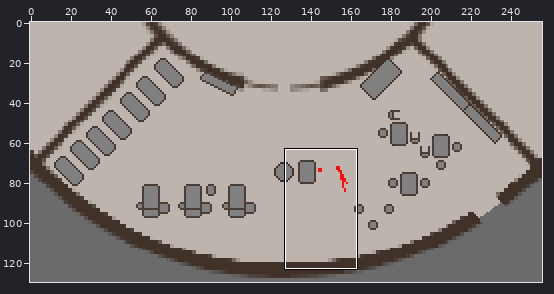
Edited in one commit: sprite sheet (Images/Evidence/nonmaleficence.png). The picture above shows the old version from afar; the outline marks the close-up.
Close-up. Before:
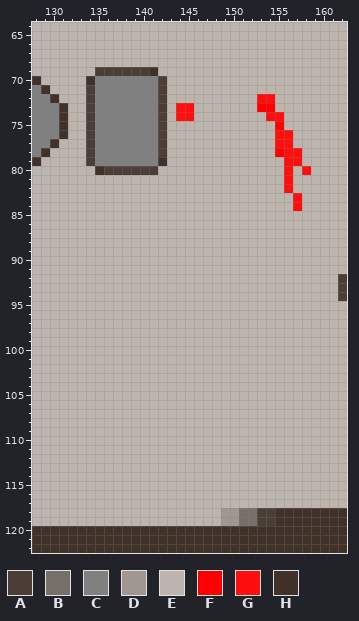
The file is 256x130 pixels. Colours within 5 levels of each other are drawn and written as one. Shown: x 128..162, y 64..122.
Palette (. is transparent): A #4b3e36  B #776f6a  C #808080  D #9f9790  E #bdb5ad  F #ff0000  G #fe0f0d  H #413229
Pixels before, first column x 128:
 64 EEEEEEEEEEEEEEEEEEEEEEEEEEEEEEEEEEE
 65 EEEEEEEEEEEEEEEEEEEEEEEEEEEEEEEEEEE
 66 EEEEEEEEEEEEEEEEEEEEEEEEEEEEEEEEEEE
 67 EEEEEEEEEEEEEEEEEEEEEEEEEEEEEEEEEEE
 68 EEEEEEEEEEEEEEEEEEEEEEEEEEEEEEEEEEE
 69 EEEEEEEAAAAAAHEEEEEEEEEEEEEEEEEEEEE
 70 HEEEEEHCCCCCCCAEEEEEEEEEEEEEEEEEEEE
 71 CHEEEEACCCCCCCAEEEEEEEEEEEEEEEEEEEE
 72 CCHEEEACCCCCCCAEEEEEEEEEEGGEEEEEEEE
 73 CCCHEEACCCCCCCAEGGEEEEEEEFFEEEEEEEE
 74 CCCHEEACCCCCCCAEGGEEEEEEEEGGEEEEEEE
 75 CCCHEEACCCCCCCAEEEEEEEEEEEEFEEEEEEE
 76 CCCHEEACCCCCCCAEEEEEEEEEEEEGGEEEEEE
 77 CCHEEEACCCCCCCAEEEEEEEEEEEEGGEEEEEE
 78 CHEEEEACCCCCCCAEEEEEEEEEEEEFGGEEEEE
 79 HEEEEEACCCCCCCHEEEEEEEEEEEEEGGEEEEE
 80 EEEEEEEHAAAAAAEEEEEEEEEEEEEEGEGEEEE
 81 EEEEEEEEEEEEEEEEEEEEEEEEEEEEGEEEEEE
 82 EEEEEEEEEEEEEEEEEEEEEEEEEEEEGEEEEEE
 83 EEEEEEEEEEEEEEEEEEEEEEEEEEEEEGEEEEE
 84 EEEEEEEEEEEEEEEEEEEEEEEEEEEEEGEEEEE
 85 EEEEEEEEEEEEEEEEEEEEEEEEEEEEEEEEEEE
 86 EEEEEEEEEEEEEEEEEEEEEEEEEEEEEEEEEEE
 87 EEEEEEEEEEEEEEEEEEEEEEEEEEEEEEEEEEE
 88 EEEEEEEEEEEEEEEEEEEEEEEEEEEEEEEEEEE
 89 EEEEEEEEEEEEEEEEEEEEEEEEEEEEEEEEEEE
 90 EEEEEEEEEEEEEEEEEEEEEEEEEEEEEEEEEEE
 91 EEEEEEEEEEEEEEEEEEEEEEEEEEEEEEEEEEE
 92 EEEEEEEEEEEEEEEEEEEEEEEEEEEEEEEEEEA
 93 EEEEEEEEEEEEEEEEEEEEEEEEEEEEEEEEEEA
 94 EEEEEEEEEEEEEEEEEEEEEEEEEEEEEEEEEEA
 95 EEEEEEEEEEEEEEEEEEEEEEEEEEEEEEEEEEE
 96 EEEEEEEEEEEEEEEEEEEEEEEEEEEEEEEEEEE
 97 EEEEEEEEEEEEEEEEEEEEEEEEEEEEEEEEEEE
 98 EEEEEEEEEEEEEEEEEEEEEEEEEEEEEEEEEEE
 99 EEEEEEEEEEEEEEEEEEEEEEEEEEEEEEEEEEE
100 EEEEEEEEEEEEEEEEEEEEEEEEEEEEEEEEEEE
101 EEEEEEEEEEEEEEEEEEEEEEEEEEEEEEEEEEE
102 EEEEEEEEEEEEEEEEEEEEEEEEEEEEEEEEEEE
103 EEEEEEEEEEEEEEEEEEEEEEEEEEEEEEEEEEE
104 EEEEEEEEEEEEEEEEEEEEEEEEEEEEEEEEEEE
105 EEEEEEEEEEEEEEEEEEEEEEEEEEEEEEEEEEE
106 EEEEEEEEEEEEEEEEEEEEEEEEEEEEEEEEEEE
107 EEEEEEEEEEEEEEEEEEEEEEEEEEEEEEEEEEE
108 EEEEEEEEEEEEEEEEEEEEEEEEEEEEEEEEEEE
109 EEEEEEEEEEEEEEEEEEEEEEEEEEEEEEEEEEE
110 EEEEEEEEEEEEEEEEEEEEEEEEEEEEEEEEEEE
111 EEEEEEEEEEEEEEEEEEEEEEEEEEEEEEEEEEE
112 EEEEEEEEEEEEEEEEEEEEEEEEEEEEEEEEEEE
113 EEEEEEEEEEEEEEEEEEEEEEEEEEEEEEEEEEE
114 EEEEEEEEEEEEEEEEEEEEEEEEEEEEEEEEEEE
115 EEEEEEEEEEEEEEEEEEEEEEEEEEEEEEEEEEE
116 EEEEEEEEEEEEEEEEEEEEEEEEEEEEEEEEEEE
117 EEEEEEEEEEEEEEEEEEEEEEEEEEEEEEEEEEE
118 EEEEEEEEEEEEEEEEEEEEEDDBBAAHHHHHHHH
119 EEEEEEEEEEEEEEEEEEEEEDDBBAAHHHHHHHH
120 HHHHHHHHHHHHHHHHHHHHHHHHHHHHHHHHHHH
121 HHHHHHHHHHHHHHHHHHHHHHHHHHHHHHHHHHH
122 HHHHHHHHHHHHHHHHHHHHHHHHHHHHHHHHHHH
Once edited:
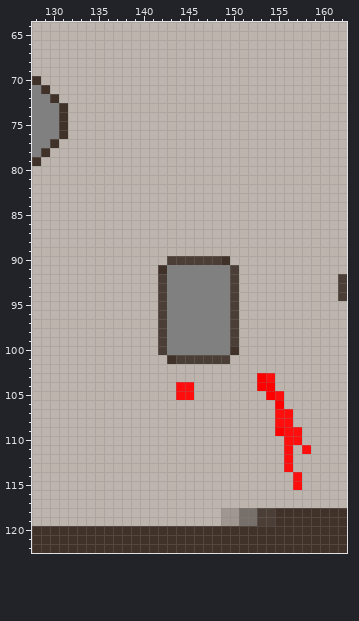
Change:
{"y":69,"x":135,"old":"AAAAAAH","new":"EEEEEEE"}
{"y":70,"x":134,"old":"HCCCCCCCA","new":"EEEEEEEEE"}
{"y":71,"x":134,"old":"ACCCCCCCA","new":"EEEEEEEEE"}
{"y":72,"x":134,"old":"ACCCCCCCA","new":"EEEEEEEEE"}
{"y":72,"x":153,"old":"GG","new":"EE"}
{"y":73,"x":134,"old":"ACCCCCCCA","new":"EEEEEEEEE"}
{"y":73,"x":144,"old":"GG","new":"EE"}
{"y":73,"x":153,"old":"FF","new":"EE"}
{"y":74,"x":134,"old":"ACCCCCCCA","new":"EEEEEEEEE"}
{"y":74,"x":144,"old":"GG","new":"EE"}
{"y":74,"x":154,"old":"GG","new":"EE"}
{"y":75,"x":134,"old":"ACCCCCCCA","new":"EEEEEEEEE"}
{"y":75,"x":155,"old":"F","new":"E"}
{"y":76,"x":134,"old":"ACCCCCCCA","new":"EEEEEEEEE"}
{"y":76,"x":155,"old":"GG","new":"EE"}
{"y":77,"x":134,"old":"ACCCCCCCA","new":"EEEEEEEEE"}
{"y":77,"x":155,"old":"GG","new":"EE"}
{"y":78,"x":134,"old":"ACCCCCCCA","new":"EEEEEEEEE"}
{"y":78,"x":155,"old":"FGG","new":"EEE"}
{"y":79,"x":134,"old":"ACCCCCCCH","new":"EEEEEEEEE"}
{"y":79,"x":156,"old":"GG","new":"EE"}
{"y":80,"x":135,"old":"HAAAAAA","new":"EEEEEEE"}
{"y":80,"x":156,"old":"G","new":"E"}
{"y":80,"x":158,"old":"G","new":"E"}
{"y":81,"x":156,"old":"G","new":"E"}
{"y":82,"x":156,"old":"G","new":"E"}
{"y":83,"x":157,"old":"G","new":"E"}
{"y":84,"x":157,"old":"G","new":"E"}
{"y":90,"x":143,"old":"EEEEEEE","new":"AAAAAAH"}
{"y":91,"x":142,"old":"EEEEEEEEE","new":"HCCCCCCCA"}
{"y":92,"x":142,"old":"EEEEEEEEE","new":"ACCCCCCCA"}
{"y":93,"x":142,"old":"EEEEEEEEE","new":"ACCCCCCCA"}
{"y":94,"x":142,"old":"EEEEEEEEE","new":"ACCCCCCCA"}
{"y":95,"x":142,"old":"EEEEEEEEE","new":"ACCCCCCCA"}
{"y":96,"x":142,"old":"EEEEEEEEE","new":"ACCCCCCCA"}
{"y":97,"x":142,"old":"EEEEEEEEE","new":"ACCCCCCCA"}
{"y":98,"x":142,"old":"EEEEEEEEE","new":"ACCCCCCCA"}
{"y":99,"x":142,"old":"EEEEEEEEE","new":"ACCCCCCCA"}
{"y":100,"x":142,"old":"EEEEEEEEE","new":"ACCCCCCCH"}
{"y":101,"x":143,"old":"EEEEEEE","new":"HAAAAAA"}
{"y":103,"x":153,"old":"EE","new":"FG"}
{"y":104,"x":144,"old":"EE","new":"GG"}
{"y":104,"x":153,"old":"EE","new":"FF"}
{"y":105,"x":144,"old":"EE","new":"GG"}
{"y":105,"x":154,"old":"EE","new":"FG"}
{"y":106,"x":155,"old":"E","new":"F"}
{"y":107,"x":155,"old":"EE","new":"GG"}
{"y":108,"x":155,"old":"EE","new":"GG"}
{"y":109,"x":155,"old":"EEE","new":"FGG"}
{"y":110,"x":156,"old":"EE","new":"GG"}
{"y":111,"x":156,"old":"E","new":"G"}
{"y":111,"x":158,"old":"E","new":"G"}
{"y":112,"x":156,"old":"E","new":"G"}
{"y":113,"x":156,"old":"E","new":"G"}
{"y":114,"x":157,"old":"E","new":"G"}
{"y":115,"x":157,"old":"E","new":"G"}
{"label":"changed","picture_box":[86,67,194,175]}
{"label":"changed","picture_box":[257,94,311,211]}
{"label":"changed","picture_box":[158,256,311,490]}
